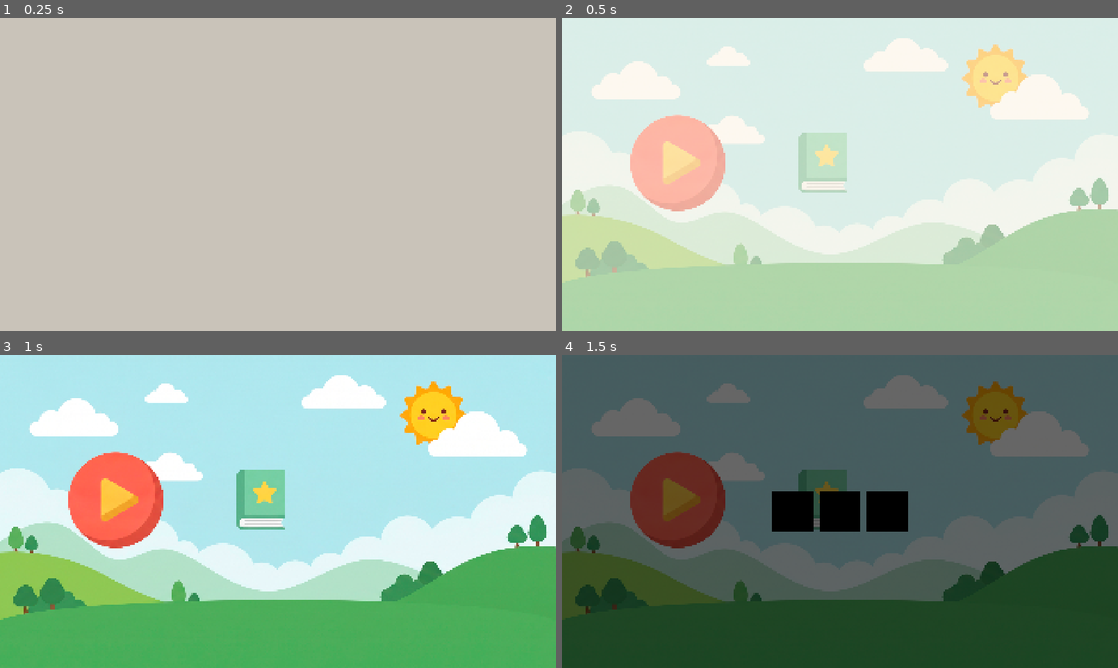
Above: before the commit, frames 1-4 (two rows, left to right).
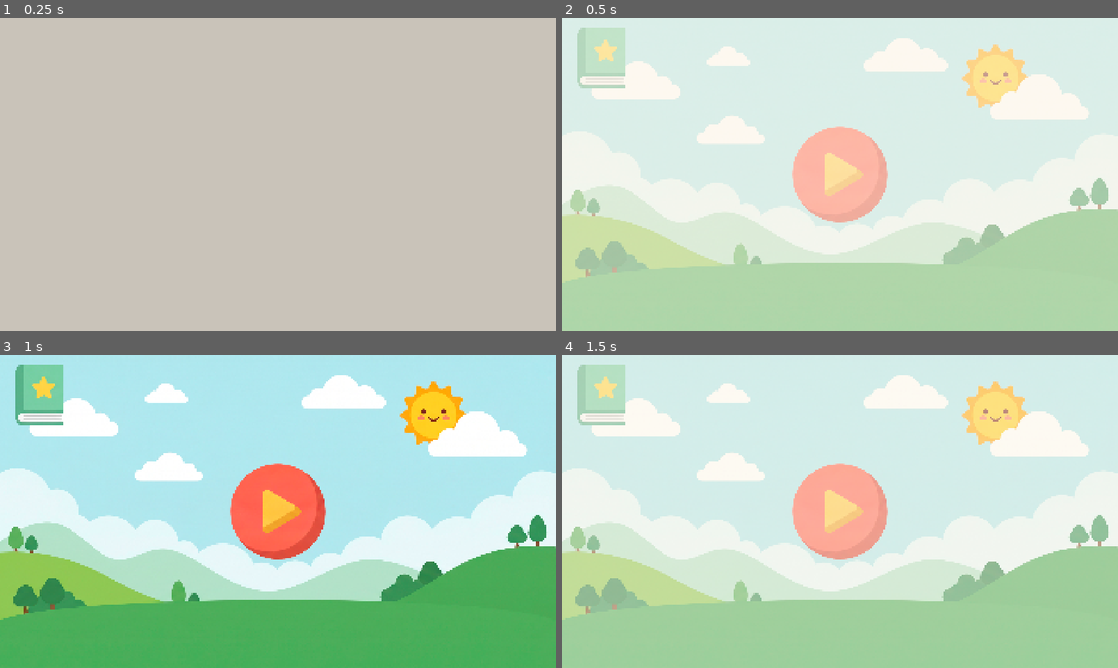
Above: after the commit, the same moments.

Repository: paulalegre/Kiwito
Game: Godot game, scene res://root.tscn
The game is run twice, just before and just after one commit, with the same random seed, the same clock (stepped at 60 frames per second) and the same inputs.
Inputs (mouse positions are in pixels of both pictures, inside the frame that each line leads up to):
- Up to frame 1 (0.25 s): no input
- Up to frame 2 (0.5 s): no input
- Up to frame 3 (1 s): tap Enter at 0.5 s; drag from (116, 498) to (261, 498) at 0.52 s
- Up to frame 4 (1.5 s): tap Space at 1.25 s; drag from (823, 498) to (678, 498) at 1.27 s

Frame 1 is identical in both runs. In frame 2, 9.7% of the frame differs, in the area x 2-59%, y 3-66%; in frame 3, 9.9%; in frame 4, 100%, in the area x 0-100%, y 0-100%.

Commit message:
feat: create main hub scene with background and interactive elements

Diff:
--- a/features/hub_main/hub_main.tscn
+++ b/features/hub_main/hub_main.tscn
@@ -1,27 +1,28 @@
-[gd_scene load_steps=8 format=3]
+[gd_scene format=3 uid="uid://dx331webdq868"]
 
-[ext_resource type="Script" path="res://features/hub_main/hub_main.gd" id="1_script"]
+[ext_resource type="Script" uid="uid://dr7sdcoh6kcs" path="res://features/hub_main/hub_main.gd" id="1_script"]
 [ext_resource type="PackedScene" path="res://features/hub_main/caja_de_globos.tscn" id="2_caja"]
 [ext_resource type="PackedScene" path="res://features/hub_main/libro_magico.tscn" id="3_libro"]
-[ext_resource type="Script" path="res://shared/components/palette_background_rect.gd" id="4_bgscript"]
+[ext_resource type="Script" uid="uid://beald34rgv66e" path="res://shared/components/palette_background_rect.gd" id="4_bgscript"]
 [ext_resource type="Resource" path="res://shared/global_assets/palette.tres" id="5_palette"]
-[ext_resource type="Texture2D" path="res://design/hub_main/hub_bg.png" id="6_bgtex"]
-[ext_resource type="Script" path="res://shared/components/cover_sprite.gd" id="7_cover"]
+[ext_resource type="Texture2D" uid="uid://dscxu7h0sp3gi" path="res://design/hub_main/hub_bg.png" id="6_bgtex"]
+[ext_resource type="Script" uid="uid://bgf3t8fqq8f5m" path="res://shared/components/cover_sprite.gd" id="7_cover"]
 
-[node name="HubMain" type="Node2D"]
+[node name="HubMain" type="Node2D" unique_id=314477002]
 script = ExtResource("1_script")
 
-[node name="BackgroundBase" type="Node2D" parent="."]
+[node name="BackgroundBase" type="Node2D" parent="." unique_id=432956896]
 script = ExtResource("4_bgscript")
 palette = ExtResource("5_palette")
 color_id = &"cream_fade"
 
-[node name="Background" type="Sprite2D" parent="."]
+[node name="Background" type="Sprite2D" parent="." unique_id=1193718128]
+position = Vector2(960, 540)
 texture = ExtResource("6_bgtex")
 script = ExtResource("7_cover")
 
-[node name="CajaDeGlobos" parent="." instance=ExtResource("2_caja")]
-position = Vector2(400, 500)
+[node name="CajaDeGlobos" parent="." unique_id=28248829 instance=ExtResource("2_caja")]
+position = Vector2(960, 540)
 
-[node name="LibroMagico" parent="." instance=ExtResource("3_libro")]
-position = Vector2(900, 500)
+[node name="LibroMagico" parent="." unique_id=38008971 instance=ExtResource("3_libro")]
+position = Vector2(137, 138)
